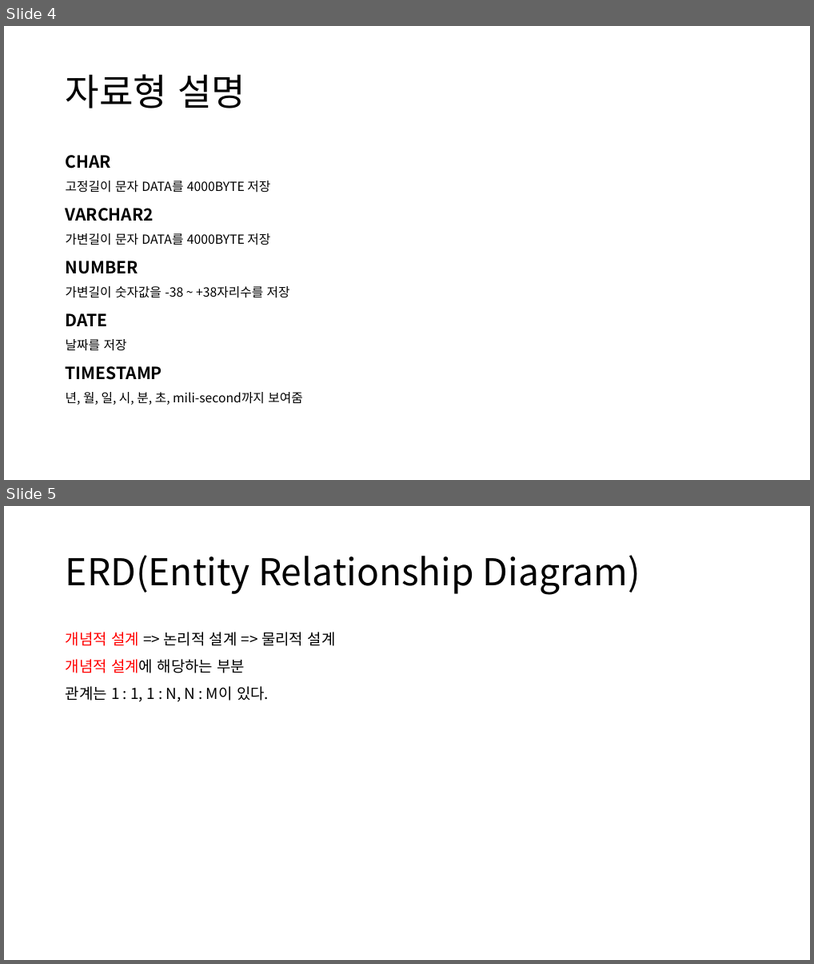
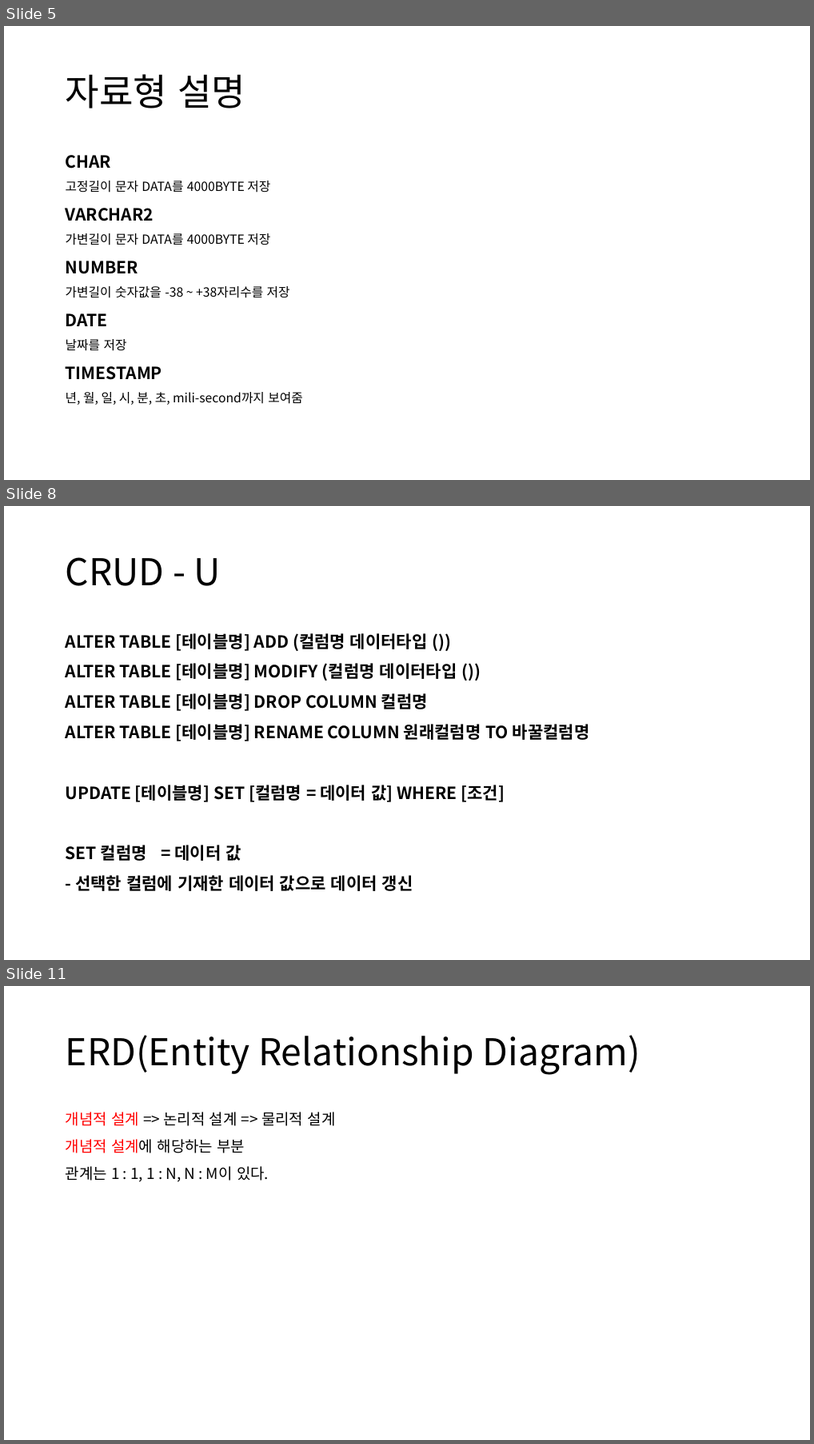
Before and after one commit to 98jiyong/DB, a slide deck: 자료/DB정리.pptx. Shown one above the other, each under a label of ours: slides 4 and 5 before the commit, slides 5, 8 and 11 after it; the slides between them are not shown. The pictures are 814x964 and 814x1444 pixels, drawn with LibreOffice and Linux fonts; fonts in the diff are those of the drawing. Boxes give left, top, right and bottom in pixels: in the first picture for what was removed or moved away, otherwise in the second. Text is boxed around its words. In the diff, an @@ line names an element or a change of style, - is before the commit and + after.

```diff
--- a/자료/DB정리.pptx
+++ b/자료/DB정리.pptx
@@ slide 8 added at (4, 506, 810, 960), background #FFFFFF @@
@@ title added at (66, 557, 220, 586), 44 pt, text #000000 @@
+CRUD - U
@@ text added at (66, 633, 590, 891), 20 pt, text #000000, bold @@
+ALTER TABLE [테이블명] ADD (컬럼명 데이터타입 ())
+ALTER TABLE [테이블명] MODIFY (컬럼명 데이터타입 ())
+ALTER TABLE [테이블명] DROP COLUMN 컬럼명
+ALTER TABLE [테이블명] RENAME COLUMN 원래컬럼명 TO 바꿀컬럼명
+UPDATE [테이블명] SET [컬럼명 = 데이터 값] WHERE [조건]
+SET 컬럼명 = 데이터 값
+- 선택한 컬럼에 기재한 데이터 값으로 데이터 갱신
@@ what was slide 4 is now slide 5 @@
@@ what was slide 5 is now slide 11 @@
```
Also in this commit, not shown: 2 slides changed, 4 other slides added.
